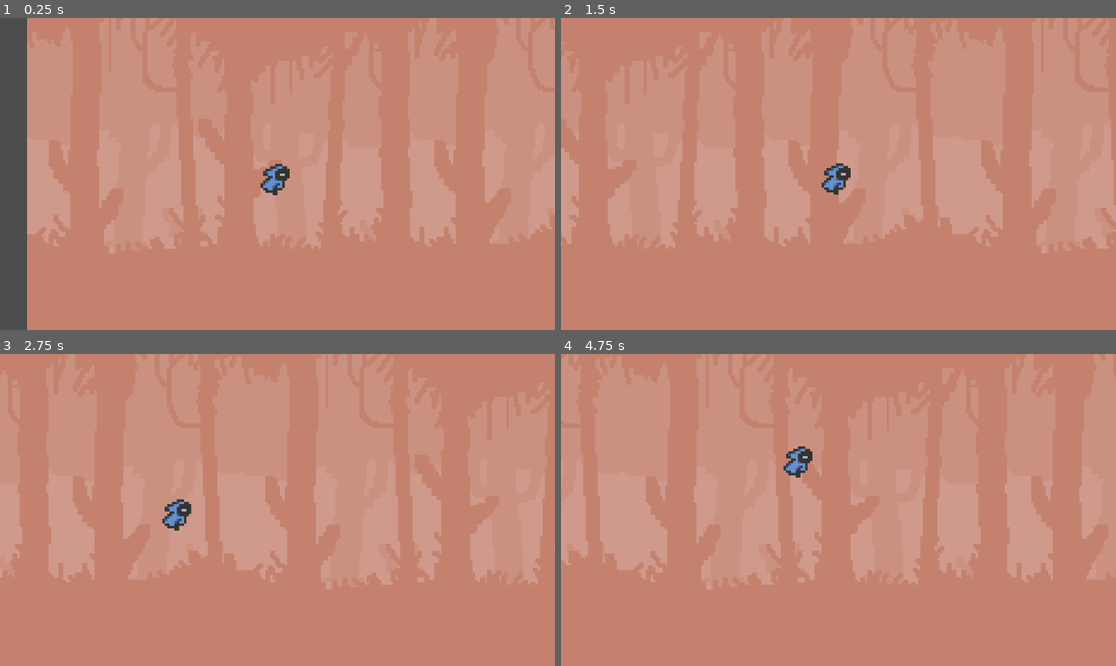
Above: before the commit, frames 1-4 (two rows, left to right).
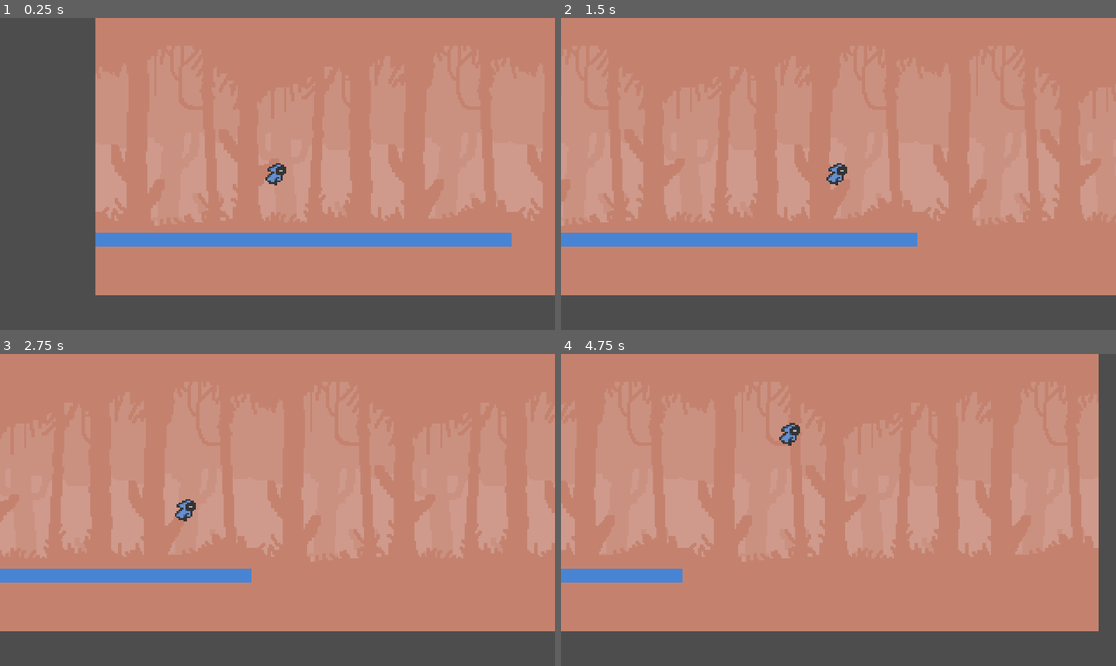
Above: after the commit, the same moments.

Repository: jatgm/TSA-2026
Game: Godot game, scene res://Scenes/level_one.tscn
The game is run twice, just before and just after one commit, with the same random seed, the same clock (stepped at 60 frames per second) and the same inputs.
Inputs:
- Up to frame 1 (0.25 s): no input
- Up to frame 2 (1.5 s): tap Enter (ui_accept) at 0.5, 0.77 s; hold Right (ui_right) from 0.53 s (still down)
- Up to frame 3 (2.75 s): tap Enter (ui_accept) at 1.52 s; release Right (ui_right) at 2.03 s; hold Left (ui_left) from 2.03 s (still down)
- Up to frame 4 (4.75 s): release Left (ui_left) at 2.78 s; hold Right (ui_right) 2.78-4.28 s; tap Enter (ui_accept) at 3.02, 3.77, 4.52 s; hold Left (ui_left) from 4.28 s (still down)

The runs differ from the first frame. In frame 1, 34% of the frame differs, in the area x 4-100%, y 0-100%; in frame 2, 24%; in frame 3, 23%; in frame 4, 25%.

Commit message:
Moving tables

Diff:
--- a/Scenes/level_one.tscn
+++ b/Scenes/level_one.tscn
@@ -1,8 +1,10 @@
-[gd_scene load_steps=5 format=3 uid="uid://bus4le3a0wl6"]
+[gd_scene load_steps=7 format=3 uid="uid://bus4le3a0wl6"]
 
 [ext_resource type="Script" uid="uid://bqyanq24iunnd" path="res://Scripts/camera_2d.gd" id="1_hi7j2"]
 [ext_resource type="PackedScene" uid="uid://bijfkcqh8syrs" path="res://Scenes/player.tscn" id="1_lvfns"]
 [ext_resource type="Texture2D" uid="uid://djdeb27n2mywv" path="res://Assets/platformer_metroidvania asset pack v1.01/tiles and background_foreground (new)/background.png" id="2_sojq8"]
+[ext_resource type="Texture2D" uid="uid://dampp2jdmh68l" path="res://Assets/platformer_metroidvania asset pack v1.01/tiles and background_foreground (new)/fg_0.png" id="3_b7vm3"]
+[ext_resource type="FontFile" uid="uid://bbsvfam6iavq6" path="res://Assets/Super Mario Bros. NES.ttf" id="4_ik1yt"]
 
 [sub_resource type="RectangleShape2D" id="RectangleShape2D_lvfns"]
 size = Vector2(1134.5, 170.5)
@@ -10,8 +12,8 @@
 [node name="Level one" type="Node2D"]
 
 [node name="Camera2D" type="Camera2D" parent="."]
-position = Vector2(0, 88)
-zoom = Vector2(5, 5)
+position = Vector2(0, 90)
+zoom = Vector2(6, 6)
 script = ExtResource("1_hi7j2")
 
 [node name="Player" parent="." instance=ExtResource("1_lvfns")]
@@ -24,12 +26,35 @@
 position = Vector2(578, 353)
 shape = SubResource("RectangleShape2D_lvfns")
 
+[node name="Fg0" type="Sprite2D" parent="."]
+position = Vector2(120, 52)
+texture = ExtResource("3_b7vm3")
+
 [node name="Background" type="Sprite2D" parent="."]
 z_index = -1
-position = Vector2(121, 81)
+position = Vector2(120, 80)
 texture = ExtResource("2_sojq8")
 
 [node name="Background2" type="Sprite2D" parent="."]
 z_index = -1
-position = Vector2(361, 81)
+position = Vector2(360, 80)
 texture = ExtResource("2_sojq8")
+
+[node name="CanvasLayer" type="CanvasLayer" parent="."]
+visible = false
+
+[node name="RichTextLabel" type="RichTextLabel" parent="CanvasLayer"]
+offset_right = 752.0
+offset_bottom = 439.0
+theme_override_fonts/normal_font = ExtResource("4_ik1yt")
+theme_override_font_sizes/normal_font_size = 50
+text = "SCORE"
+
+[node name="RichTextLabel2" type="RichTextLabel" parent="CanvasLayer"]
+offset_left = 50.0
+offset_top = 52.0
+offset_right = 802.0
+offset_bottom = 491.0
+theme_override_fonts/normal_font = ExtResource("4_ik1yt")
+theme_override_font_sizes/normal_font_size = 50
+text = "100"
--- a/Scenes/player.gd
+++ b/Scenes/player.gd
@@ -1,9 +1,9 @@
 extends CharacterBody2D
 
 const SPEED = 100.0
-const JUMP_VELOCITY = -200.0
+const JUMP_VELOCITY = -300.0
 
-const ACCELERATION = 500.0
+const ACCELERATION = 800.0
 const FRICTION = 1000.0
 
 func _physics_process(delta: float) -> void:
--- a/project.godot
+++ b/project.godot
@@ -15,6 +15,11 @@
 config/features=PackedStringArray("4.5", "GL Compatibility")
 config/icon="res://icon.svg"
 
+[display]
+
+window/size/viewport_width=1920
+window/size/viewport_height=1080
+
 [rendering]
 
 textures/canvas_textures/default_texture_filter=0
Binary file added: Assets/Super Mario Bros. NES.ttf
Not shown, added: Assets/Super Mario Bros. NES.ttf.import
